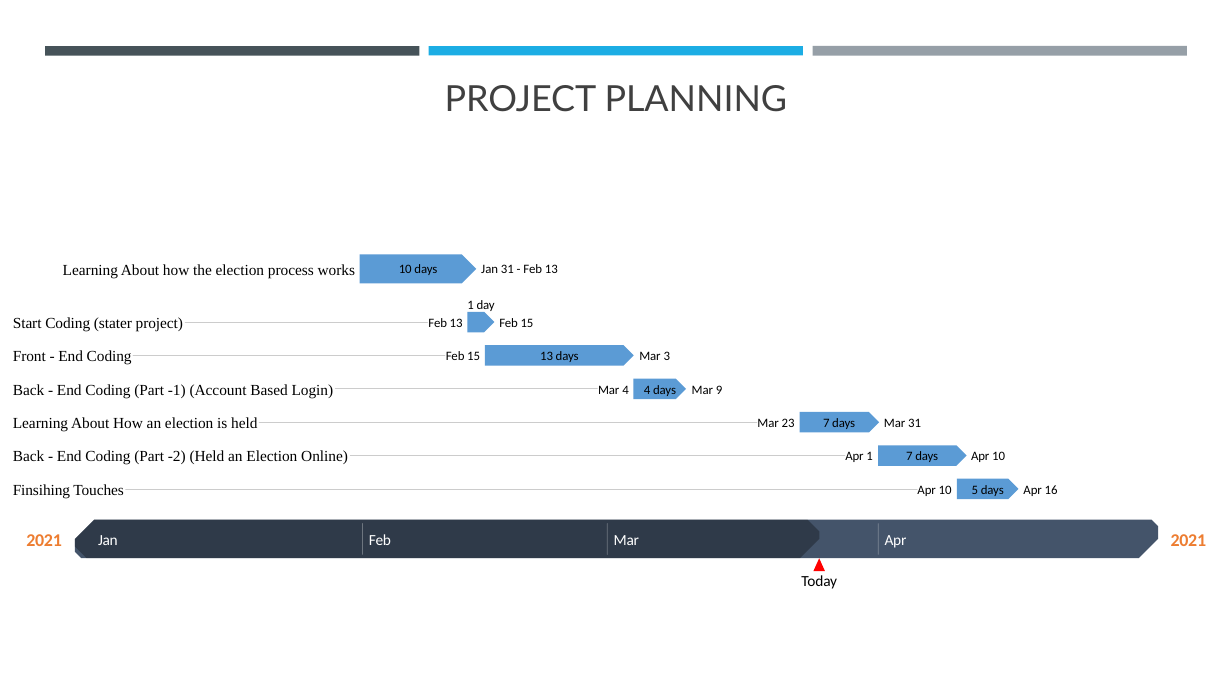
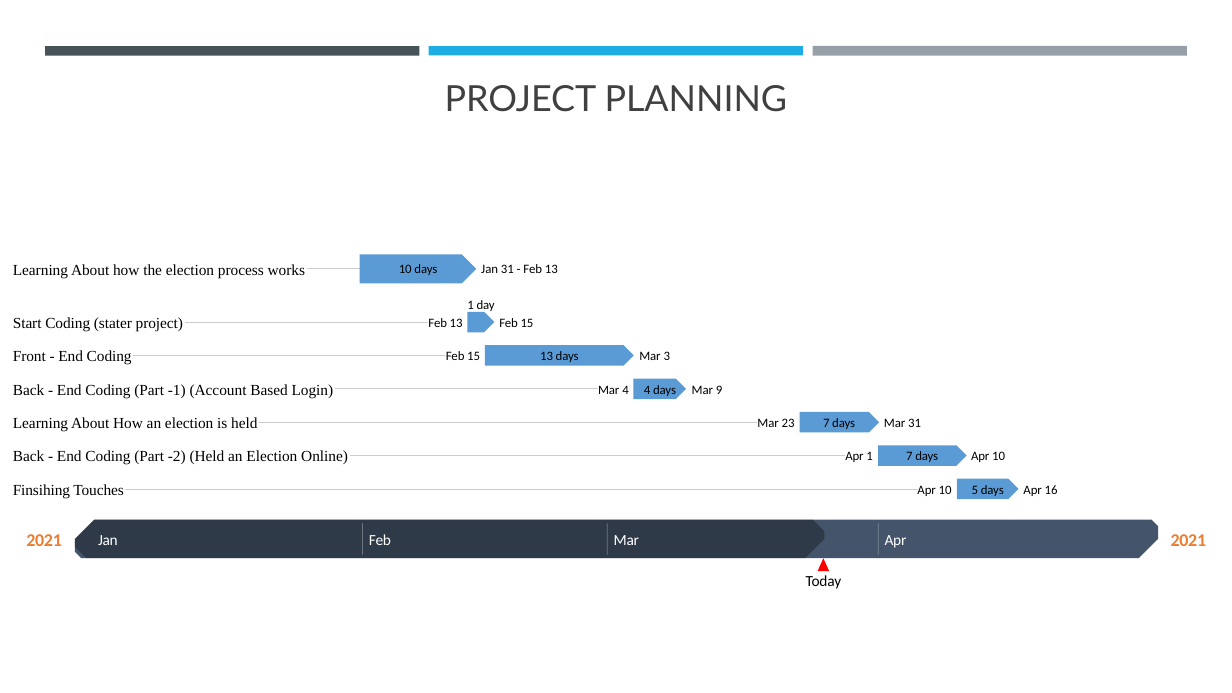
Before and after one commit to damletanmay/E_Voting_System, a slide deck: slide 11 of PPTs/E-Voting_initial Presentation.pptx. Drawn at 1232x693 pixels with LibreOffice and Linux fonts; fonts in the diff are those of the drawing. Boxes give left, top, right and bottom in pixels: in the first picture for what was removed or moved away, otherwise in the second. Text is boxed around its words. In the diff, an @@ line names an element or a change of style, - is before the commit and + after.

```diff
--- a/PPTs/E-Voting_initial Presentation.pptx
+++ b/PPTs/E-Voting_initial Presentation.pptx
@@ text "Learning About how the election ...": place and size @@
-text "Learning About how the election ..." at <box>63,264,355,278</box>
+text "Learning About how the election ..." at <box>13,264,305,278</box>
@@ text "Learning About how the election ..." at <box>13,264,305,278</box>: alignment right to left @@
@@ line added from (307, 269) to (360, 269), #CCCCCC 0.6 pt @@
@@ snip diag rect: place and size @@
-snip diag rect at <box>75,519,820,558</box>
+snip diag rect at <box>75,519,824,558</box>
@@ triangle: place and size @@
-triangle at <box>813,558,824,571</box>
+triangle at <box>818,558,829,571</box>
@@ text "Today": place and size @@
-text "Today" at <box>801,575,837,589</box>
+text "Today" at <box>806,575,842,589</box>
```
